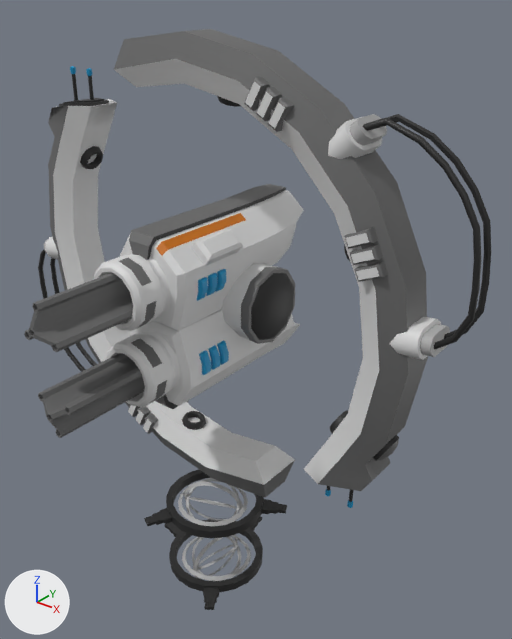
What one commit did to the FBX model Assets/Models/Jesus/Towers/tower_gatling_upgrade1_asset.fbx.
Camera for both pictures: a 50 mm camera at (2.03, -1.97, 1.65) aimed at (0.21, 0.3, 0.25). The lights are fixed; the arrows at lower left show +X, +Y and +Z. Where no turn or scale is listed for an object, it has been applied to the vertices. Vertices at the same position are counted once.

In view in the first picture: 'gatling_body', 'gatling_gun'.
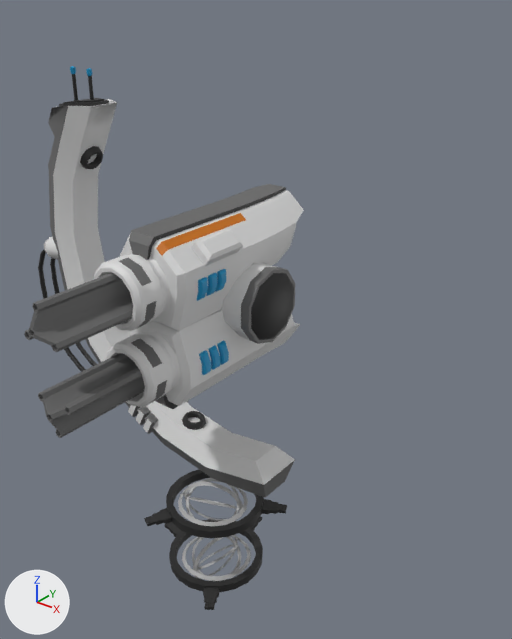
What changed in the scene script:
```text
Change me_mesh_001:
    used by ob_gatling_body; location = (0.003, 0.251, 0.033)
    remove me_mesh_001.from_pydata(...)  # 2506 vertices, 2360 faces; spans x -1.26..1.26, y -0.37..0.37, z -1.43..1.43
    add me_mesh_001.from_pydata(...)  # 1673 vertices, 1599 faces; spans x -1.26..0.41, y -0.37..0.37, z -1.43..1.24
    me_mesh_001 part 1: 25 loose pieces with 833 vertices, spanning x -0.4..1.26, y -0.16..0.12, z -0.51..1.43, are deleted
```

What differs and where, as boxes [x1, y1, x2, y2] in the pictures (512 x 639 px):
'gatling_body', reshaped (43% narrower, 6% shorter): before [38, 29, 491, 610]; after [38, 66, 295, 610]
part 1 of me_mesh_001, deleted: before [114, 29, 491, 508]
